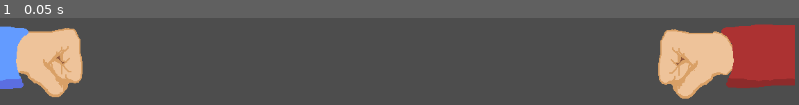
Above: before the commit, frame 1.
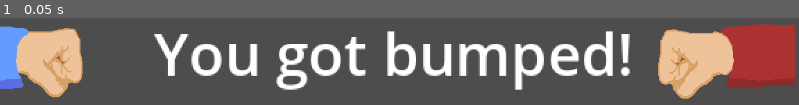
Above: after the commit, the same moment.

Repository: KakiLady/FistBumpGame
Game: Godot game, scene res://scenes/game.tscn
Two runs of this game, one before a commit and one after it. Both use one fixed random seed, a clock stepped at 60 frames per second and the inputs below.
Inputs:
- Up to frame 1 (0.05 s): no input

The runs differ from the first frame. In frame 1, 12% of the frame differs, in the area x 19-79%, y 14-83%.

Commit message:
add bump-message

Diff:
--- a/scenes/fist_bump.tscn
+++ /dev/null
@@ -1,12 +0,0 @@
-[gd_scene format=3 uid="uid://dhdckensidfs3"]
-
-[node name="fist_bump" type="Node"]
-
-[node name="Label" type="Label" parent="."]
-visible = false
-offset_left = 407.0
-offset_top = 274.0
-offset_right = 494.0
-offset_bottom = 297.0
-scale = Vector2(4, 4)
-text = "FIST BUMP!"
--- a/scenes/game.tscn
+++ b/scenes/game.tscn
@@ -1,9 +1,45 @@
-[gd_scene load_steps=5 format=3 uid="uid://crms0grc7af72"]
+[gd_scene load_steps=8 format=3 uid="uid://crms0grc7af72"]
 
 [ext_resource type="PackedScene" uid="uid://omc5wprj71nq" path="res://scenes/player.tscn" id="1_fo55j"]
 [ext_resource type="Texture2D" uid="uid://4fip1siet6j3" path="res://assets/sleeve_red.png" id="2_33pmb"]
 [ext_resource type="Texture2D" uid="uid://dsodskk082c5u" path="res://assets/sleeve_blue.png" id="2_ppw7l"]
-[ext_resource type="PackedScene" uid="uid://dhdckensidfs3" path="res://scenes/fist_bump.tscn" id="4_6wuww"]
+[ext_resource type="Script" path="res://scripts/fist_bumped_label.gd" id="4_ccsmm"]
+
+[sub_resource type="Animation" id="Animation_3n5yk"]
+resource_name = "pop_up_animation"
+tracks/0/type = "value"
+tracks/0/imported = false
+tracks/0/enabled = true
+tracks/0/path = NodePath("CanvasLayer/Control:visible")
+tracks/0/interp = 1
+tracks/0/loop_wrap = true
+tracks/0/keys = {
+"times": PackedFloat32Array(0),
+"transitions": PackedFloat32Array(1),
+"update": 1,
+"values": [true]
+}
+tracks/1/type = "value"
+tracks/1/imported = false
+tracks/1/enabled = true
+tracks/1/path = NodePath("CanvasLayer/Control:scale")
+tracks/1/interp = 2
+tracks/1/loop_wrap = true
+tracks/1/keys = {
+"times": PackedFloat32Array(0, 0.8, 1),
+"transitions": PackedFloat32Array(1, 1, 1),
+"update": 0,
+"values": [Vector2(0, 0), Vector2(2, 2), Vector2(1, 1)]
+}
+
+[sub_resource type="Animation" id="Animation_dvvf3"]
+length = 0.001
+
+[sub_resource type="AnimationLibrary" id="AnimationLibrary_0l50l"]
+_data = {
+"RESET": SubResource("Animation_dvvf3"),
+"pop_up_animation": SubResource("Animation_3n5yk")
+}
 
 [node name="Game" type="Node2D"]
 
@@ -22,8 +58,45 @@
 [node name="CharacterInput" parent="RightFist" index="2"]
 device_id = 1
 
-[node name="fist_bump" parent="." instance=ExtResource("4_6wuww")]
-unique_name_in_owner = true
+[node name="CanvasLayer" type="CanvasLayer" parent="."]
+
+[node name="Control" type="Control" parent="CanvasLayer"]
+layout_mode = 3
+anchors_preset = 8
+anchor_left = 0.5
+anchor_top = 0.5
+anchor_right = 0.5
+anchor_bottom = 0.5
+grow_horizontal = 2
+grow_vertical = 2
+
+[node name="Label" type="Label" parent="CanvasLayer/Control"]
+layout_mode = 1
+anchors_preset = 8
+anchor_left = 0.5
+anchor_top = 0.5
+anchor_right = 0.5
+anchor_bottom = 0.5
+offset_left = -354.0
+offset_top = -29.0
+offset_right = -7.0
+offset_bottom = 29.0
+grow_horizontal = 2
+grow_vertical = 2
+scale = Vector2(2, 2)
+size_flags_horizontal = 4
+theme_override_font_sizes/font_size = 42
+text = "You got bumped!"
+horizontal_alignment = 1
+script = ExtResource("4_ccsmm")
+
+[node name="AnimationPlayer" type="AnimationPlayer" parent="CanvasLayer/Control/Label"]
+root_node = NodePath("../../../..")
+libraries = {
+"": SubResource("AnimationLibrary_0l50l")
+}
+
+[connection signal="area_entered" from="LeftFist/fist/FistBumpArea" to="CanvasLayer/Control/Label" method="_on_fist_bump_area_area_entered"]
 
 [editable path="LeftFist"]
 [editable path="RightFist"]
--- a/scripts/fist_bump_area.gd
+++ b/scripts/fist_bump_area.gd
@@ -1,10 +1 @@
-extends Area2D
-
-@onready var fist_bump = %fist_bump
-
-
-
-
-func _on_area_entered(area):
-	area.modulate = Color.DARK_RED
-	print("yes!")
+class_name Fist_Area extends Area2D
--- /dev/null
+++ b/scripts/fist_bumped_label.gd
@@ -0,0 +1,8 @@
+extends Label
+
+@onready var animation_player = $AnimationPlayer
+
+
+func _on_fist_bump_area_area_entered(area):
+
+	animation_player.play("pop_up_animation")
